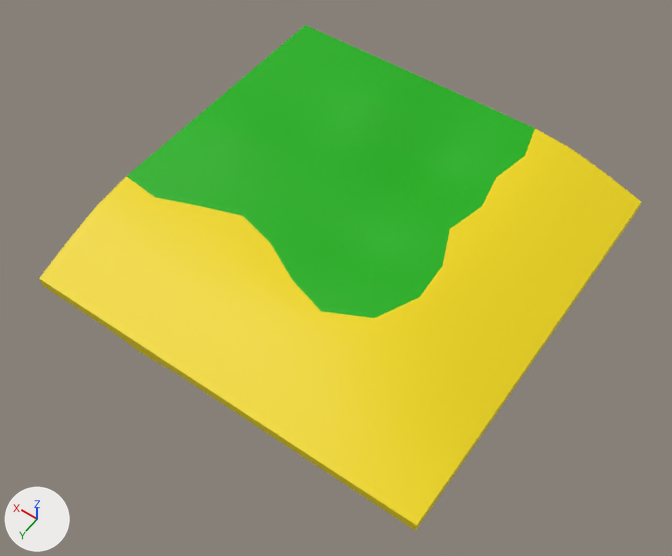
What one commit did to the FBX model 3S_game_engine/assets/models/serializable/island_corner_00.fbx.
Camera for both pictures: a camera (50 mm lens) standing at (-3.15, 4.64, 6.68) and looking at (-0.1, 0.36, -0.04). Arrows for +X, +Y and +Z are at lower left; the lights stay in place. Where no turn or scale is listed for an object, it has been applied to the vertices. Vertices at the same position are counted once.
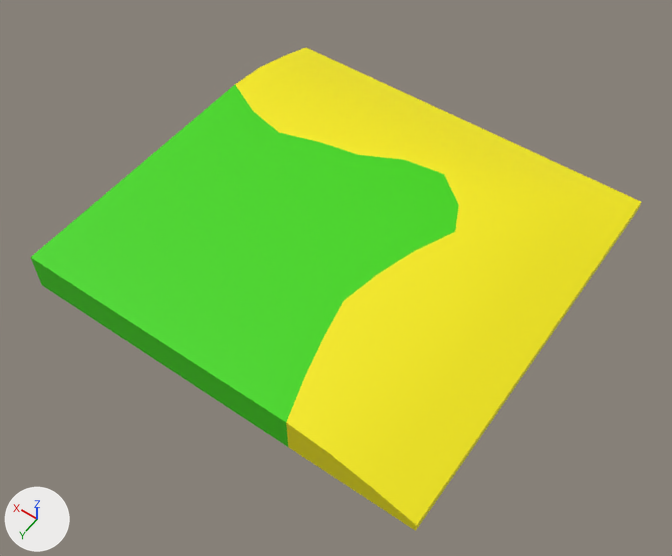
Where the change shows, as pixel boxes [x1, y1, x2, y2] in the pictures (672 x 556 px):
'Box001', reshaped
    before: [39, 25, 641, 531]
    after: [31, 48, 641, 531]
part 1 of me_mesh_005, recoloured
    both: [288, 196, 641, 531]
part 2 of me_mesh_005, recoloured (yellow to green)
    before: [39, 177, 374, 447]
    after: [31, 177, 344, 447]
part 3 of me_mesh_005, recoloured (green to yellow)
    before: [235, 25, 535, 206]
    after: [235, 48, 530, 205]
part 4 of me_mesh_005, recoloured
    before: [126, 85, 482, 318]
    after: [126, 85, 459, 300]

Diff of the bpy script that builds the scene:
```diff
--- a/3S_game_engine/assets/models/serializable/island_corner_00.fbx.py
+++ b/3S_game_engine/assets/models/serializable/island_corner_00.fbx.py
@@ mat_material__3_001 @@
+mat_material__3_001 = principled_material('Material #3.001')
+mat_material__3_001.base_color = (0.05, 0.69, 0.0)  # green #3fd800
+mat_material__3_001.roughness = 0.553
@@ mat_material__2_002 @@
+mat_material__2_002 = principled_material('Material #2.002')
+mat_material__2_002.base_color = (0.95, 0.85, 0.0)  # yellow #f9ed00
+mat_material__2_002.roughness = 0.553
@@ me_mesh_005 @@
 # used by ob_box001; location = (0.0, 0.0, 0.0)
-me_mesh_005.from_pydata(...)  # 322 vertices, 320 faces; spans x -2.0..2.0, y -2.0..2.0, z -0.05..0.51
+me_mesh_005.from_pydata(...)  # 322 vertices, 320 faces; spans x -2.0..2.0, y -2.0..2.0, z 0.0..0.4
+# me_mesh_005 part 1: 108 faces spanning x -2.0..-0.49, y -2.0..2.0, z 0.0..0.4 switch from mat_material__25 (yellow #f1d800) to mat_material__2_002 (yellow #f9ed00)
+# me_mesh_005 part 2: 72 faces spanning x -0.8..2.0, y 0.8..2.0, z 0.0..0.4 switch from mat_material__25 (yellow #f1d800) to mat_material__3_001 (green #3fd800)
+# me_mesh_005 part 3: 72 faces spanning x -0.8..2.0, y -2.0..-0.5, z 0.0..0.4 switch from mat_material__37 (green #0eb100) to mat_material__2_002 (yellow #f9ed00)
+# me_mesh_005 part 4: 68 faces spanning x -0.85..2.0, y -0.95..0.8, z 0.0..0.4 switch from mat_material__37 (green #0eb100) to mat_material__3_001 (green #3fd800)
```
